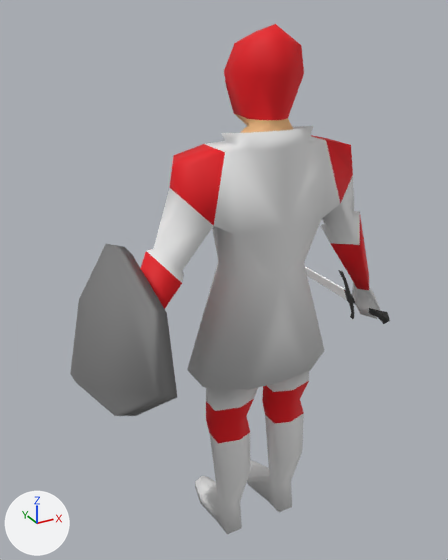
An edit to the FBX model Assets/Models/anims/fighter_anims.fbx, drawn before and after from the same camera.
Rendered twice from a 50 mm camera at (-1.281, -2.001, 2.313) aimed at (-0.016, 0.3, 1.163). Lighting does not change. The marker at lower left points along +X, +Y and +Z. Where no turn or scale is listed for an object, it has been applied to the vertices.

Names of what the first picture shows: 'Shit', 'Sword', 'Woin'.
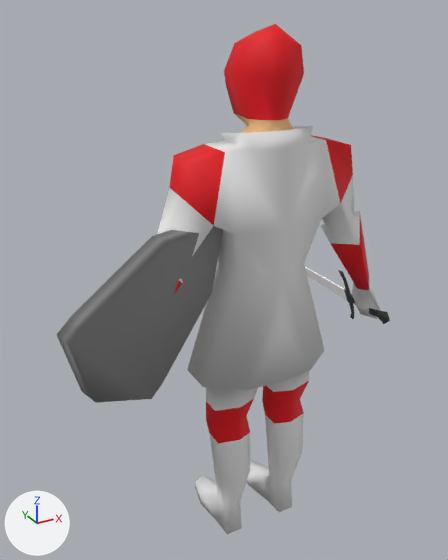
What differs and where, as boxes (x1, y1, x2, y2) in the pictures (448 x 560 px):
'Shit', moved, turned: before (70, 244, 177, 416); after (57, 226, 223, 403)

The edits, one by one:
Object 'Shit' (ob_shit) moves from (-0.65, 0.037, 1.195) to (-0.596, -0.091, 1.229).
Object 'Shit' (ob_shit) turns from (-71, 6.7, 71) to (-83, 138, 39) degrees about x, y and z.
